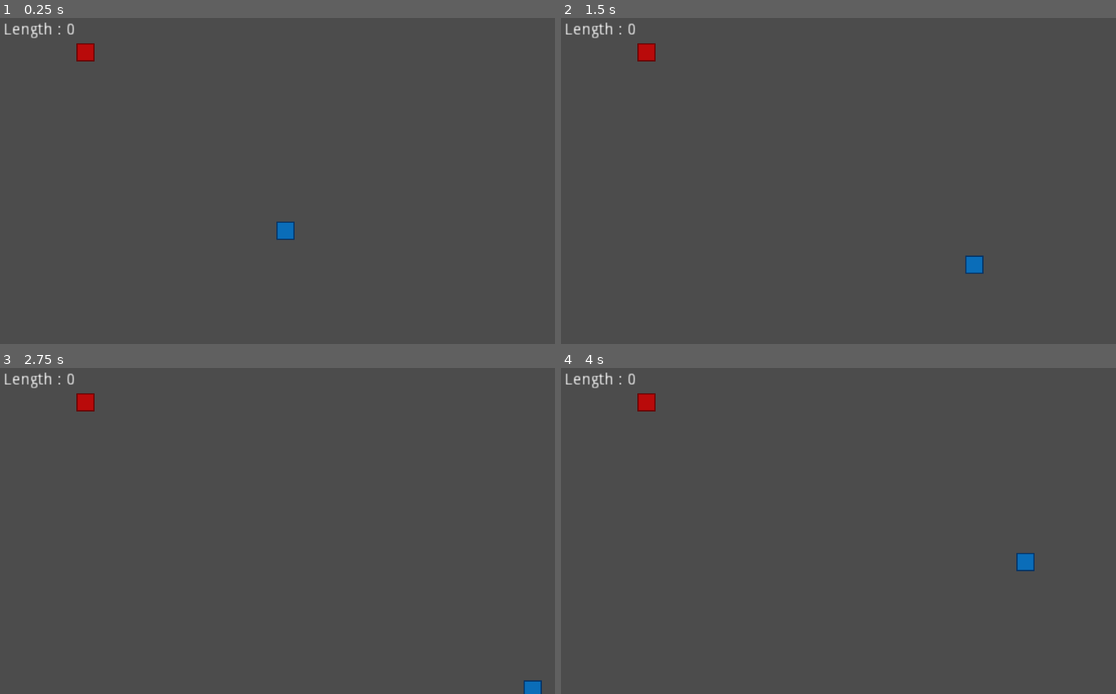
Above: before the commit, frames 1-4 (two rows, left to right).
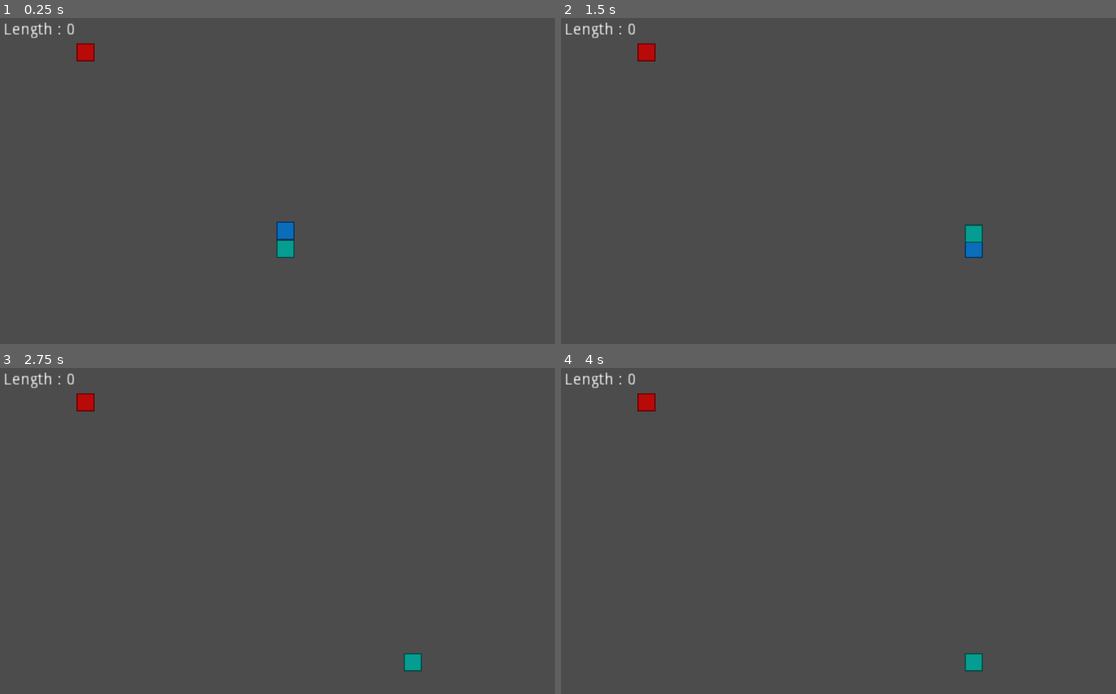
Above: after the commit, the same moments.

Repository: ChrisRichardo/Snake_Godot
Game: Godot game, scene res://Scenes/Game.tscn
Same seed, same stepped clock (60 frames per second), same inputs: the game is played once before the commit and once after it.
Inputs:
- Up to frame 1 (0.25 s): no input
- Up to frame 2 (1.5 s): tap Enter at 0.5 s; hold Right (move_right) 0.53-1.28 s; hold Down (move_down) from 1.28 s (still down)
- Up to frame 3 (2.75 s): release Down (move_down) at 2.03 s; hold Right (move_right) from 2.03 s (still down)
- Up to frame 4 (4 s): release Right (move_right) at 2.78 s; hold Up (move_up) 2.78-3.53 s; hold Left (move_left) from 3.53 s (still down)

The runs differ from the first frame. In frame 1, 0.2% of the frame differs, in the area x 49-54%, y 67-74%; in frame 2, 0.5%, in the area x 72-77%, y 63-79%; in frame 3, 0.3%; in frame 4, 0.4%.

Commit message:
Movement is not working perfectly still need to find best way to move so the tails will be able to follow the head

Diff:
--- a/Mini Scenes/Food.tscn
+++ b/Mini Scenes/Food.tscn
@@ -1,19 +1,18 @@
-[gd_scene load_steps=3 format=2]
+[gd_scene load_steps=4 format=2]
 
-[ext_resource path="res://Sprites/Food.png" type="Texture" id=1]
+[ext_resource path="res://Scripts/Food.gd" type="Script" id=1]
+[ext_resource path="res://Sprites/Food.png" type="Texture" id=2]
 
-[sub_resource type="RectangleShape2D" id=2]
+[sub_resource type="RectangleShape2D" id=1]
 
-[node name="Food" type="StaticBody2D" groups=[
-"Food",
+[node name="Food" type="KinematicBody2D" groups=[
+"Foods",
 ]]
-__meta__ = {
-"_edit_group_": true
-}
+script = ExtResource( 1 )
 
 [node name="Sprite" type="Sprite" parent="."]
-texture = ExtResource( 1 )
+texture = ExtResource( 2 )
 
 [node name="CollisionShape2D" type="CollisionShape2D" parent="."]
 scale = Vector2( 1.6, 1.6 )
-shape = SubResource( 2 )
+shape = SubResource( 1 )
--- a/Scenes/Game.tscn
+++ b/Scenes/Game.tscn
@@ -1,17 +1,24 @@
-[gd_scene load_steps=5 format=2]
+[gd_scene load_steps=8 format=2]
 
 [ext_resource path="res://Scripts/Game.gd" type="Script" id=1]
 [ext_resource path="res://Scripts/Scripts.gd" type="Script" id=2]
 [ext_resource path="res://Sprites/Snake.png" type="Texture" id=3]
+[ext_resource path="res://Scripts/Body.gd" type="Script" id=4]
+[ext_resource path="res://Sprites/Body.png" type="Texture" id=5]
 
 [sub_resource type="RectangleShape2D" id=1]
+
+[sub_resource type="RectangleShape2D" id=2]
 
 [node name="Game" type="Node2D"]
 script = ExtResource( 1 )
 
 [node name="Snake" type="Node2D" parent="."]
 
-[node name="Head" type="KinematicBody2D" parent="Snake"]
+[node name="Head" type="KinematicBody2D" parent="Snake" groups=[
+"Head",
+]]
+editor/display_folded = true
 position = Vector2( 528, 400 )
 script = ExtResource( 2 )
 __meta__ = {
@@ -25,13 +32,31 @@
 scale = Vector2( 1.6, 1.6 )
 shape = SubResource( 1 )
 
+[node name="Body" type="KinematicBody2D" parent="Snake"]
+position = Vector2( 528, 432 )
+script = ExtResource( 4 )
+__meta__ = {
+"_edit_group_": true
+}
+
+[node name="Sprite" type="Sprite" parent="Snake/Body"]
+texture = ExtResource( 5 )
+
+[node name="CollisionShape2D" type="CollisionShape2D" parent="Snake/Body"]
+scale = Vector2( 1.6, 1.6 )
+shape = SubResource( 2 )
+
 [node name="Walls" type="StaticBody2D" parent="."]
 
-[node name="Collision" type="CollisionPolygon2D" parent="Walls"]
+[node name="Collision" type="CollisionPolygon2D" parent="Walls" groups=[
+"Walls",
+]]
 position = Vector2( 0, 9.53674e-007 )
 polygon = PoolVector2Array( 0, 608, 0, 608, -32, 576, -32, -32, 0, -64, 992, -64, 1056, -32, 1056, 576, 1024, 608, 1024, 0, 0, 0 )
 
-[node name="Collision_Down" type="CollisionPolygon2D" parent="Walls"]
+[node name="Collision_Down" type="CollisionPolygon2D" parent="Walls" groups=[
+"Walls",
+]]
 polygon = PoolVector2Array( 0, 608, 1024, 608, 1024, 672, 416, 672, 0, 672 )
 
 [node name="Foods" type="Node2D" parent="."]
--- /dev/null
+++ b/Scripts/Body.gd
@@ -0,0 +1,20 @@
+extends KinematicBody2D
+
+# Declare member variables here. Examples:
+# var a = 2
+# var b = "text"
+var velocity = Vector2()
+
+var speed = 0
+const MAXSPEED = 300
+# Called when the node enters the scene tree for the first time.
+func _ready():
+	# Replace with function body.
+	pass
+
+func follow_player():
+	position = get_node("/root/Game").snake_parts.pop_front()
+
+# Called every frame. 'delta' is the elapsed time since the previous frame.
+#func _process(delta):
+#	pass
--- /dev/null
+++ b/Scripts/Food.gd
@@ -0,0 +1,21 @@
+extends KinematicBody2D
+
+# Declare member variables here. Examples:
+# var a = 2
+# var b = "text"
+
+# Called when the node enters the scene tree for the first time.
+func _ready():
+	set_physics_process(true)# Replace with function body.
+
+func _physics_process(delta):
+	var bodies = move_and_collide(Vector2(0,0))
+	if bodies:
+		var bodies_collide = bodies.collider
+		if bodies_collide.is_in_group("Head"):
+			queue_free()
+			get_node("/root/Game").spawn_food()
+			get_node("/root/Game").length += 1
+# Called every frame. 'delta' is the elapsed time since the previous frame.
+#func _process(delta):
+#	pass
--- a/Scripts/Game.gd
+++ b/Scripts/Game.gd
@@ -1,5 +1,6 @@
 extends Node2D
 
+var snake_parts = []
 var length = 0 setget set_score
 # Declare member variables here. Examples:
 # var a = 2
@@ -9,6 +10,7 @@
 	get_node("Length").set_text("Length: " + str(length))
 # Called when the node enters the scene tree for the first time.
 func _ready():
+	#snake_parts.push_back(get_node("Snake/Head").position)
 	spawn_food()
 
 func spawn_food():
--- a/Scripts/Scripts.gd
+++ b/Scripts/Scripts.gd
@@ -3,47 +3,60 @@
 # Declare member variables here. Examples:
 # var a = 2
 # var b = "text"
-var direction = Vector2()
+var speed = 10.0
+var tile_size = 32.0
+const MAXSPEED = 300
 
-const UP = Vector2(0,-1)
-const DOWN = Vector2(0,1)
-const RIGHT = Vector2(1,0)
-const LEFT = Vector2(-1,0)
+var init_pos = Vector2()
+var dir = Vector2()
+var counter = 0.0
 
-var velocity = Vector2()
+var moving = false
 
-var speed = 0
-const MAXSPEED = 300
-# Called when the node enters the scene tree for the first time.
 func _ready():
-	set_physics_process(true)
+	init_pos = position
+	set_process(true)
 
-# Called every frame. 'delta' is the elapsed time since the previous frame.
-#func _process(delta):
-#	pass
 func _physics_process(delta):
-	if Input.is_action_pressed("move_up") || Input.is_action_pressed("move_down") || Input.is_action_pressed("move_right") || Input.is_action_pressed("move_left"):
-		speed = MAXSPEED
-		if Input.is_action_pressed("move_up"):
-			direction = UP
-		if Input.is_action_pressed("move_down"):
-			direction = DOWN
-		if Input.is_action_pressed("move_left"):
-			direction = LEFT
-		if Input.is_action_pressed("move_right"):
-			direction = RIGHT
-	else :
-		speed = 0
 
-	velocity = speed * direction * delta
-#warning-ignore:return_value_discarded
-	var kb2d = move_and_collide(velocity)
-	if kb2d:
-		var collideWith = kb2d.collider
+	if not moving:
+		set_dir()
+	elif dir != Vector2():
+		get_node("/root/Game").snake_parts.append(position)
+		if(get_node("/root/Game").snake_parts.size() >= 5):
+			get_node("/root/Game/Snake/Body").follow_player()
+		move(delta)
+	else:
+		moving = false
 
-		if collideWith.is_in_group("Food"):
-			collideWith.queue_free()
-			get_node("/root/Game").spawn_food()
-			get_node("/root/Game").length += 1
+func set_dir():
+	dir = get_dir()
 
-	#if kb2d == KinematicCollision2D.new(1
+	if dir.x != 0 or dir.y != 0:
+		moving = true
+		init_pos = position
+
+func get_dir():
+	var x = 0
+	var y = 0
+
+	if dir.y == 0:
+		x = int(Input.is_action_pressed("move_right")) - int(Input.is_action_pressed("move_left"))
+	if dir.x == 0:
+		y = int(Input.is_action_pressed("move_down")) - int(Input.is_action_pressed("move_up"))
+
+	return Vector2(x,y)
+
+func move(delta):
+	counter += delta * speed
+
+	if counter >= 1.0:
+		if position.x <= 20 || position.x >= 1002 || position.y <= 20 || position.y >= 544 :
+			return
+		position = init_pos + dir * tile_size
+		counter = 0.0
+		moving = false
+	else:
+		if position.x <= 20 || position.x >= 1002 || position.y <= 20 || position.y >= 544 :
+			return
+		position = init_pos + dir * tile_size * counter
Binary file added: Sprites/Body.png
Not shown, added: Sprites/Body.png.import
